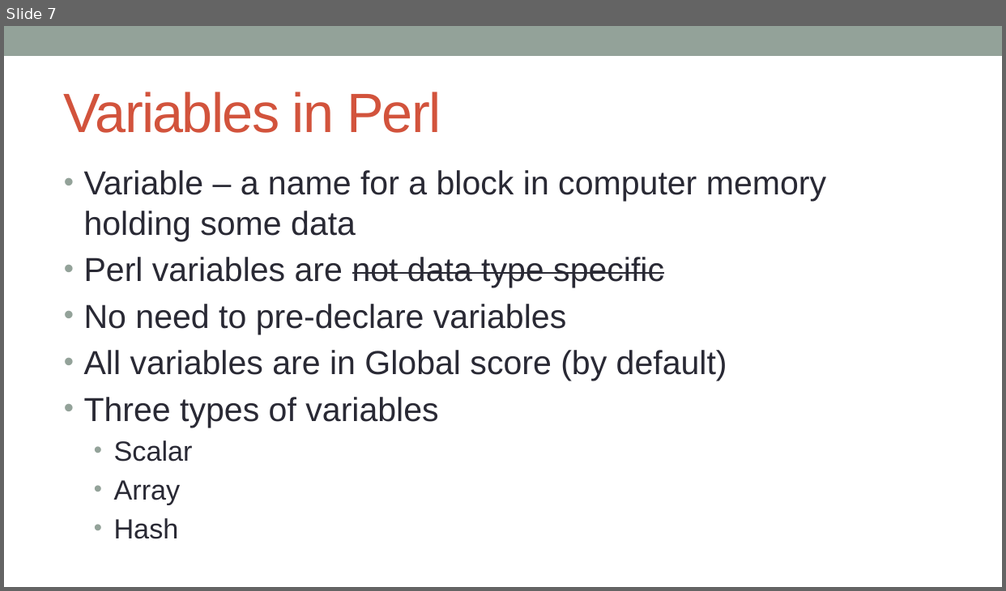
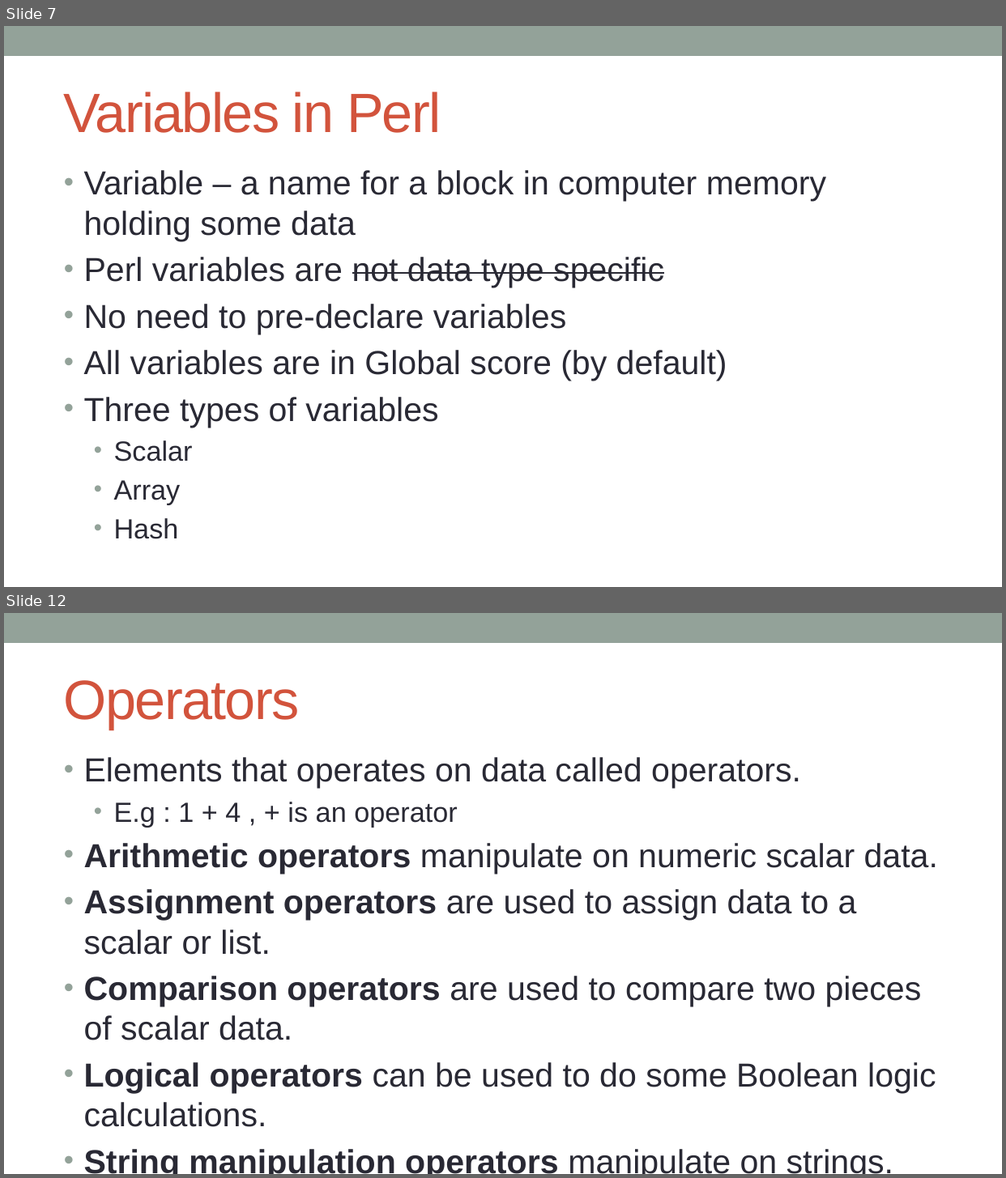
Before and after one commit to kanhu-pcr-code/bioinfo-PERL-course, a slide deck: PPTs/Variables and operators.pptx. Shown one above the other, each under a label of ours: slide 7 before the commit, slides 7 and 12 after it; the slides between them are not shown. The pictures are 1006x591 and 1006x1178 pixels, drawn with LibreOffice and Linux fonts; fonts in the diff are those of the drawing. Boxes give left, top, right and bottom in pixels: in the first picture for what was removed or moved away, otherwise in the second. Text is boxed around its words. In the diff, an @@ line names an element or a change of style, - is before the commit and + after.

```diff
--- a/PPTs/Variables and operators.pptx
+++ b/PPTs/Variables and operators.pptx
@@ slide 12 added at (4,613,1002,1174), background #FFFFFF; not listed: 1 template element that a slide beside it also shows @@
@@ title added at (64,680,300,729), 40 pt, text #D2533C @@
+Operators
@@ text added at (84,757,938,1174), 24 pt, text #292934 @@
+• Elements that operates on data called operators.
+  • E.g : 1 + 4 , + is an operator
+• Arithmetic operators manipulate on numeric scalar data.
+• Assignment operators are used to assign data to a scalar or list.
+• Comparison operators are used to compare two pieces of scalar data.
+• Logical operators can be used to do some Boolean logic calculations.
+• String manipulation operators manipulate on strings.
```
Also in this commit, not shown: 2 slides changed, 10 other slides added, 2 slides removed, 2 other files.
